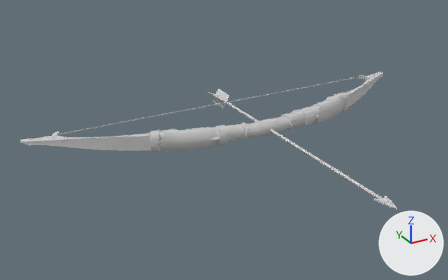
The FBX model Untitled-RPG/Assets/Thirdparty/Malbers Animations/Horse AnimSet Pro/7 - Models/Weapons/Bow.FBX, before and after one commit.
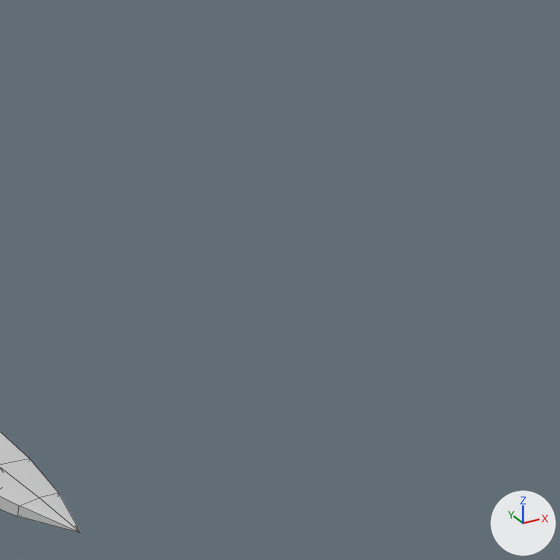
Old and new are each drawn whole from a 50 mm lens placed at (-1.289, -1.979, 0.973), pointed at (-0.213, -0.023, -0.004) and again close up on the part from 87% to 100% of the width and 54% to 76% of the height. The lights are fixed; the arrows at lower right show +X, +Y and +Z. The close-ups show mesh edges as thin lines. Where no turn or scale is listed for an object, it has been applied to the vertices.

Objects in the first close-up: 'Arrow'.
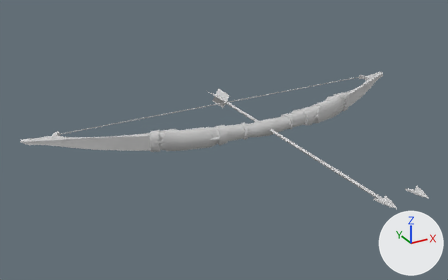
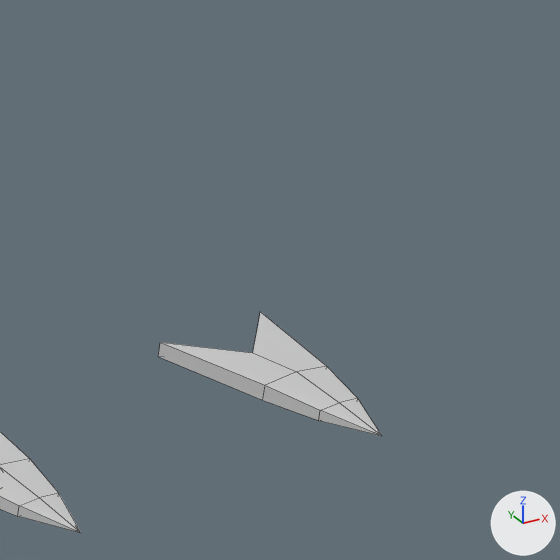
The change, as a diff of the scene's bpy script:
```diff
--- a/Untitled-RPG/Assets/Thirdparty/Malbers Animations/Horse AnimSet Pro/7 - Models/Weapons/Bow.FBX.py
+++ b/Untitled-RPG/Assets/Thirdparty/Malbers Animations/Horse AnimSet Pro/7 - Models/Weapons/Bow.FBX.py
@@ mat_material__26 @@
 mat_material__26.base_color = (0.588, 0.588, 0.588)  # light grey #cacaca
-mat_material__26.roughness = 0.859
+mat_material__26.roughness = 0.9
@@ me_mesh_002 @@
+me_mesh_002.from_pydata(...)  # 19 vertices, 20 faces; spans x -0.0241..0.0234, y -0.1003..-0.0181, z -0.0035..0.0056
+me_mesh_002.materials.append(mat_material__26)  # its picture is missing
@@ ob_arrowpoint @@
+ob_arrowpoint = bpy.data.objects.new('ArrowPoint', me_mesh_002)
+ob_arrowpoint.location = (0.1368, -0.656, -0.0026)
```

Location of each change, (x1, y1, x2, y2) in pixels of the close-ups (560 x 560 px):
'ArrowPoint', added
    after: (158, 312, 382, 436)
